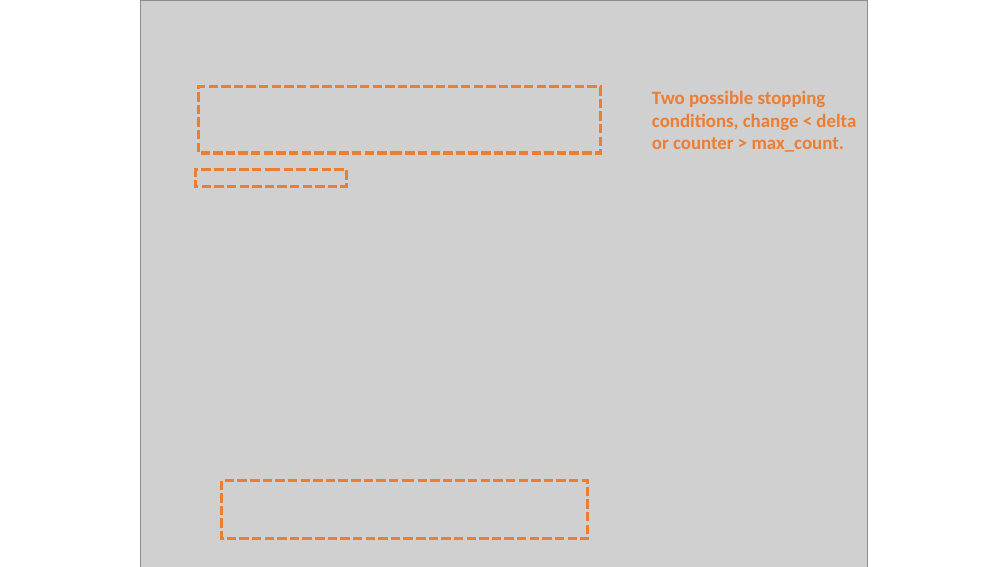
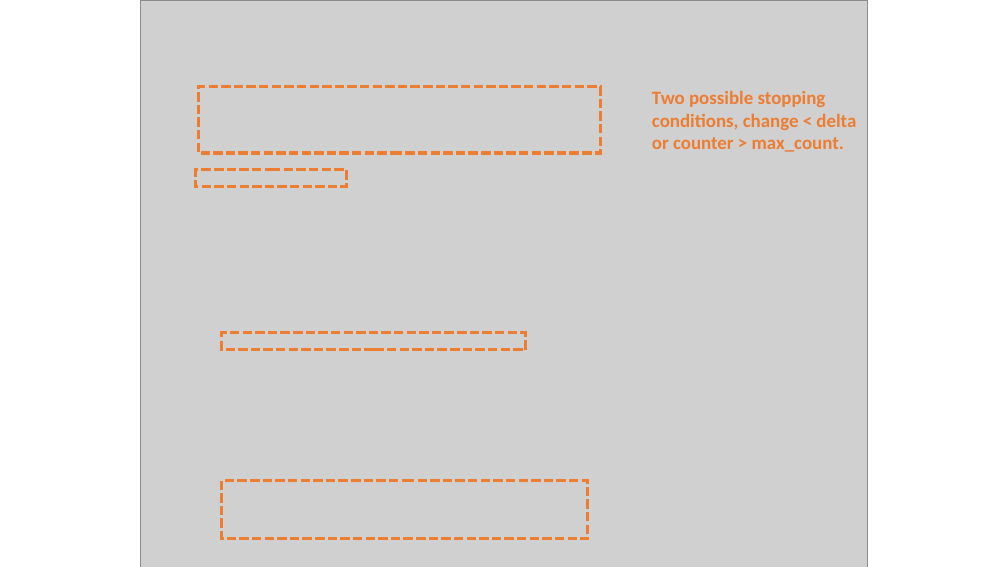
Before and after one commit to matthieudemari/SUTD_DL_50_039, a slide deck: slide 73 of W1/1. W1S1 final/W1S1.pptx. Drawn at 1008x567 pixels with LibreOffice and Linux fonts; fonts in the diff are those of the drawing; grey boxes stand for pictures. Boxes give left, top, right and bottom in pixels: in the first picture for what was removed or moved away, otherwise in the second. Text is boxed around its words. In the diff, an @@ line names an element or a change of style, - is before the commit and + after.

```diff
--- a/W1/1. W1S1 final/W1S1.pptx
+++ b/W1/1. W1S1 final/W1S1.pptx
@@ rectangle added at (222,333,526,349), outline #ED7D31 3 pt dashed @@
```
Also in this commit, not shown: 8 other slides changed, 17 other files.
